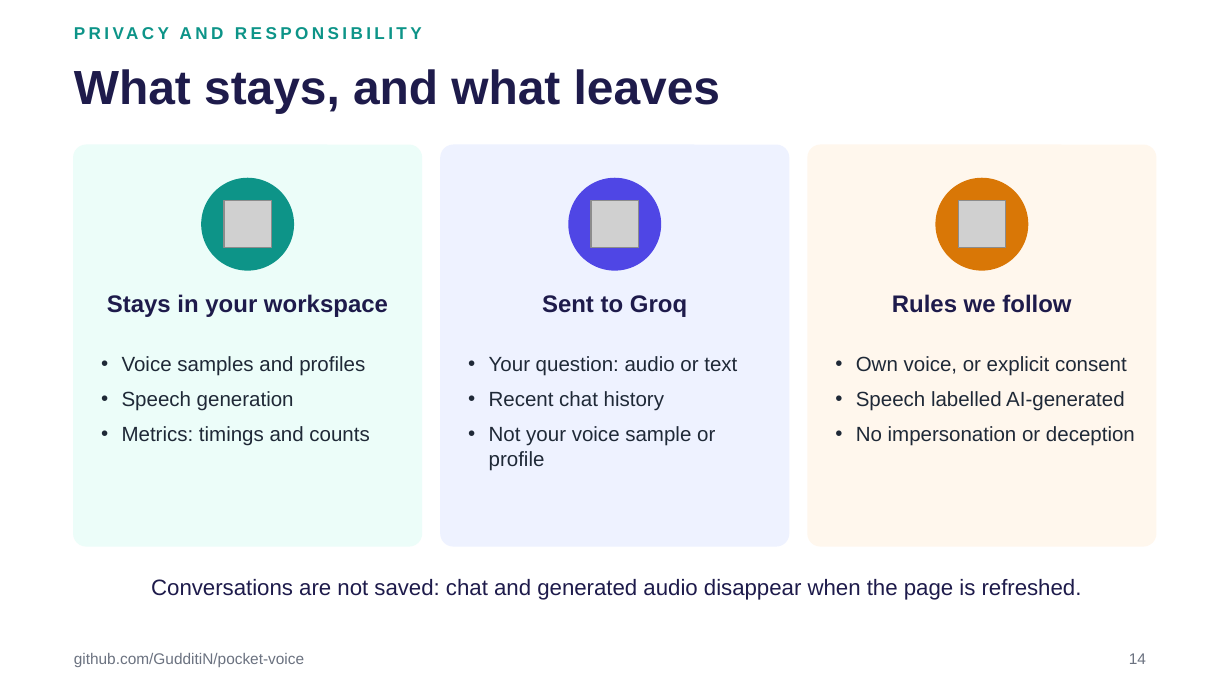
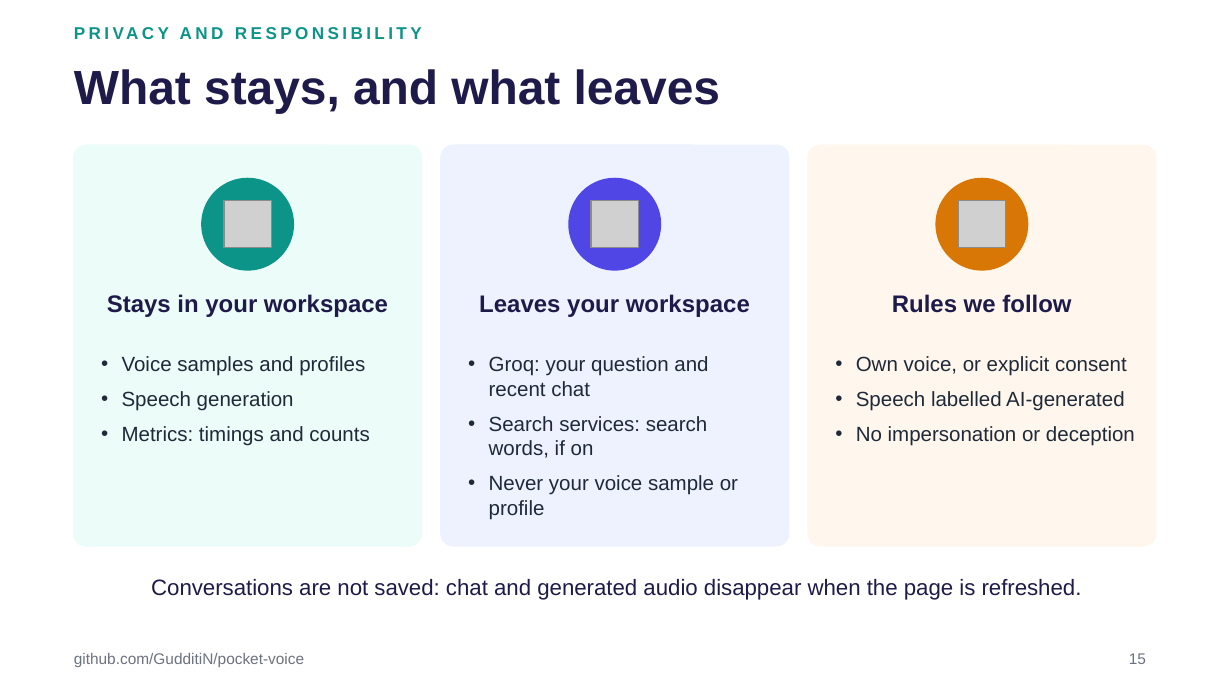
Before and after one commit to GudditiN/pocket-voice, a slide deck: slide 15 of docs/Pocket-Voice.pptx (slide 14 before the commit). Drawn at 1232x693 pixels with LibreOffice and Linux fonts; fonts in the diff are those of the drawing; grey boxes stand for pictures. Boxes give left, top, right and bottom in pixels: in the first picture for what was removed or moved away, otherwise in the second. Text is boxed around its words. In the diff, an @@ line names an element or a change of style, - is before the commit and + after.

Commit message:
feat: add live data tools for web search, news, and Wikipedia integration
- Introduced `live.py` with functions for web search, reading web pages, fetching news, and accessing Wikipedia.
- Updated `run_turn` in `pipeline.py` to support web usage and capture sources.
- Enhanced `llm.answer` to accept a `use_web` parameter and return sources used in responses.
- Modified tests to cover new live data functionalities and ensure proper integration with existing components.
- Updated architecture documentation to reflect new tools and their interactions.

```diff
--- a/docs/Pocket-Voice.pptx
+++ b/docs/Pocket-Voice.pptx
@@ text at (479,294,750,317): text changed @@
-Sent to Groq
+Leaves your workspace
@@ text at (489,356,738,520): text changed @@
-• Your question: audio or text
-• Recent chat history
-• Not your voice sample or profile
+• Groq: your question and recent chat
+• Search services: search words, if on
+• Never your voice sample or profile
@@ page number at (1129,653,1146,664): text changed @@
-14
+15
```
Also in this commit, not shown: 5 other slides changed, 1 slide added, 12 other files.
